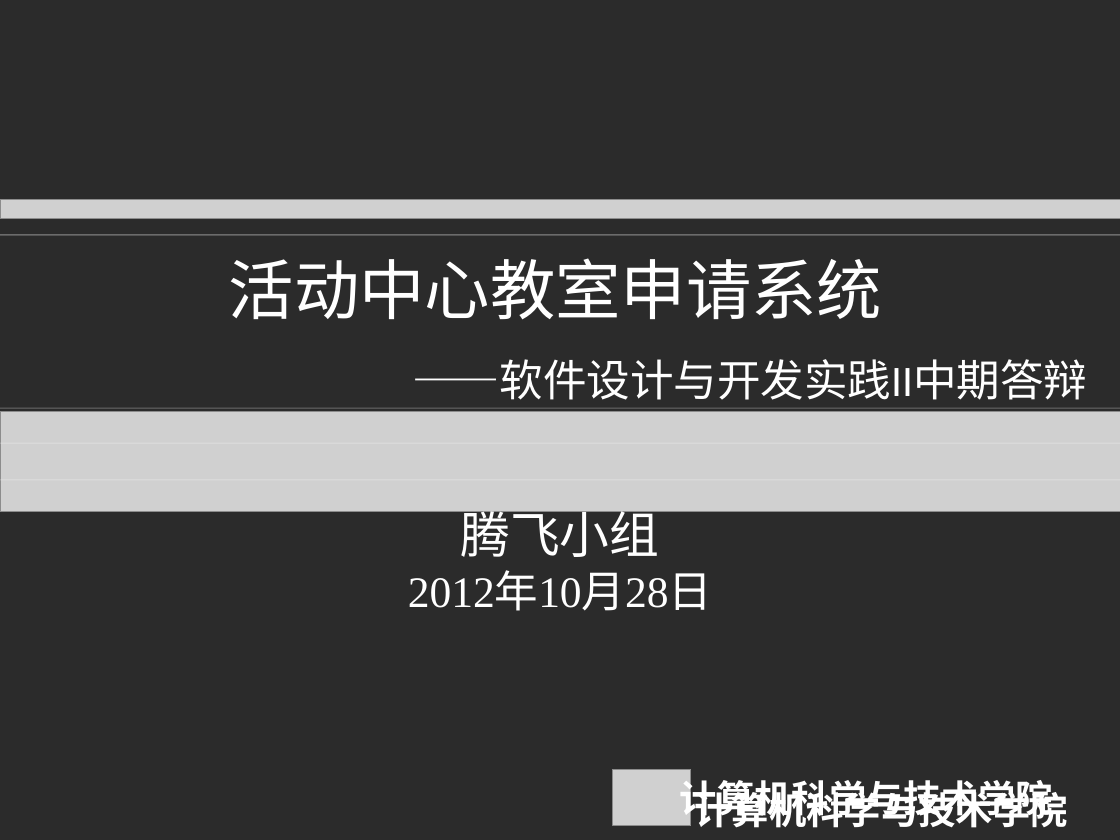
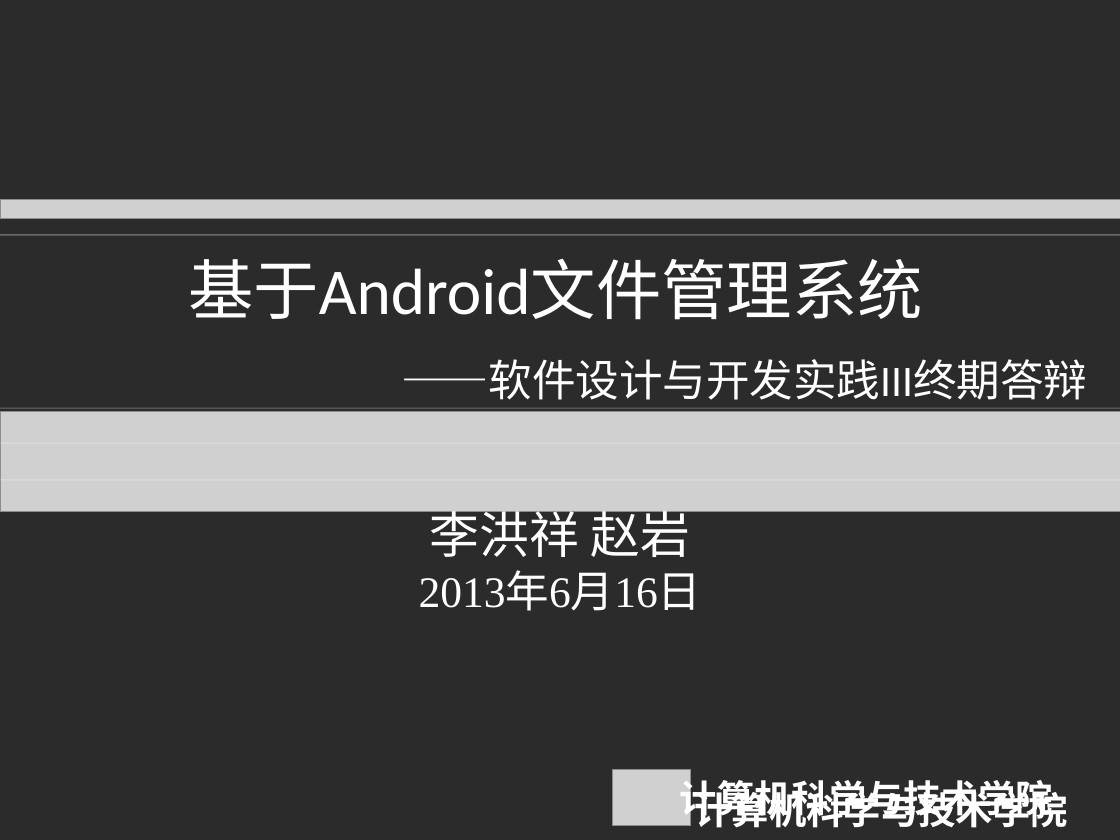
Before and after one commit to ProgramMonkey/File_explorer, a slide deck: slide 1 of 文件管理系统结题答辩.ppt. Drawn at 1120x840 pixels with LibreOffice and Linux fonts; fonts in the diff are those of the drawing; grey boxes stand for pictures; background and template pictures are left out; a plain dark background stands for a picture behind light text. Boxes give left, top, right and bottom in pixels: in the first picture for what was removed or moved away, otherwise in the second. Text is boxed around its words. In the diff, an @@ line names an element or a change of style, - is before the commit and + after.

Commit message:
修改了ppt

```diff
--- a/文件管理系统结题答辩.ppt
+++ b/文件管理系统结题答辩.ppt
@@ text at box(188, 258, 923, 320): text changed @@
-活动中心教室申请系统
+基于Android文件管理系统
@@ text at box(402, 359, 1087, 400): text changed @@
-——软件设计与开发实践II中期答辩
+——软件设计与开发实践III终期答辩
@@ text at box(419, 503, 702, 611): text changed @@
-腾飞小组
-2012年10月28日
+李洪祥 赵岩
+2013年6月16日
```
